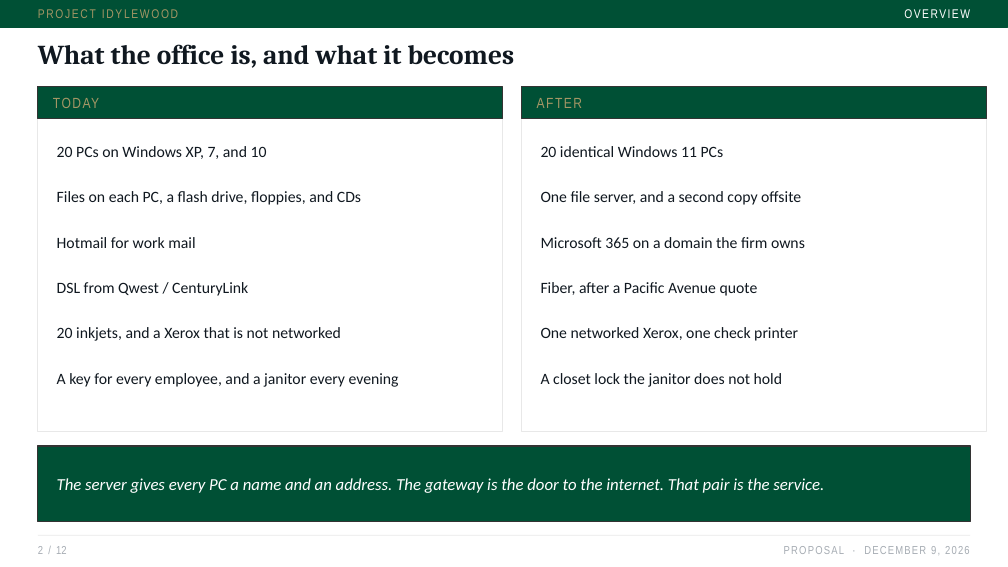
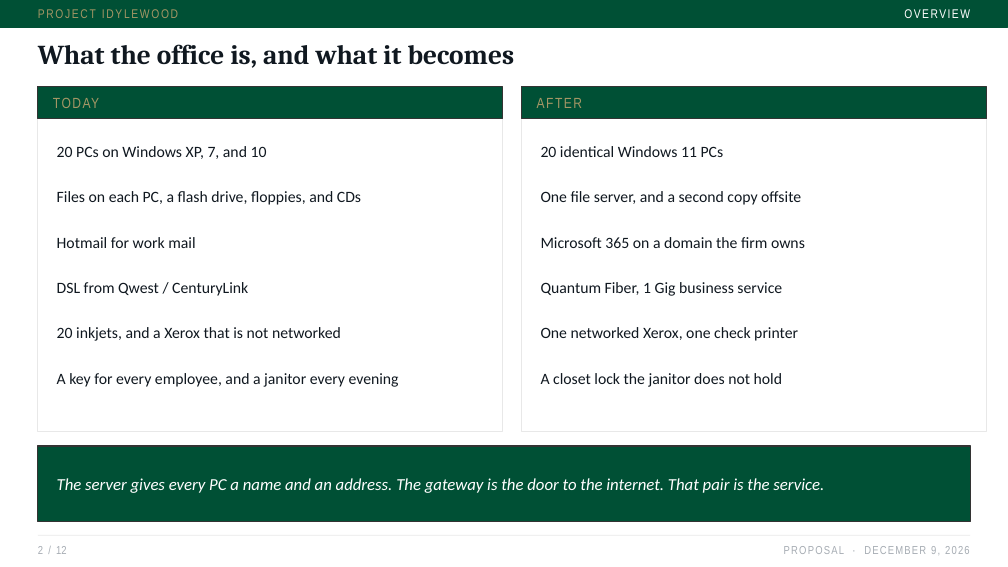
Before and after one commit to jxstjoeii/project-idylewood, a slide deck: slide 2 of slides/Project-Idylewood-Proposal.pptx. Drawn at 1008x567 pixels with LibreOffice and Linux fonts; fonts in the diff are those of the drawing. Boxes give left, top, right and bottom in pixels: in the first picture for what was removed or moved away, otherwise in the second. Text is boxed around its words. In the diff, an @@ line names an element or a change of style, - is before the commit and + after.

```diff
--- a/slides/Project-Idylewood-Proposal.pptx
+++ b/slides/Project-Idylewood-Proposal.pptx
@@ text at (x1=541, y1=282, x2=782, y2=296): text changed @@
-Fiber, after a Pacific Avenue quote
+Quantum Fiber, 1 Gig business service
```
Also in this commit, not shown: 6 other slides changed, 5 other files.
